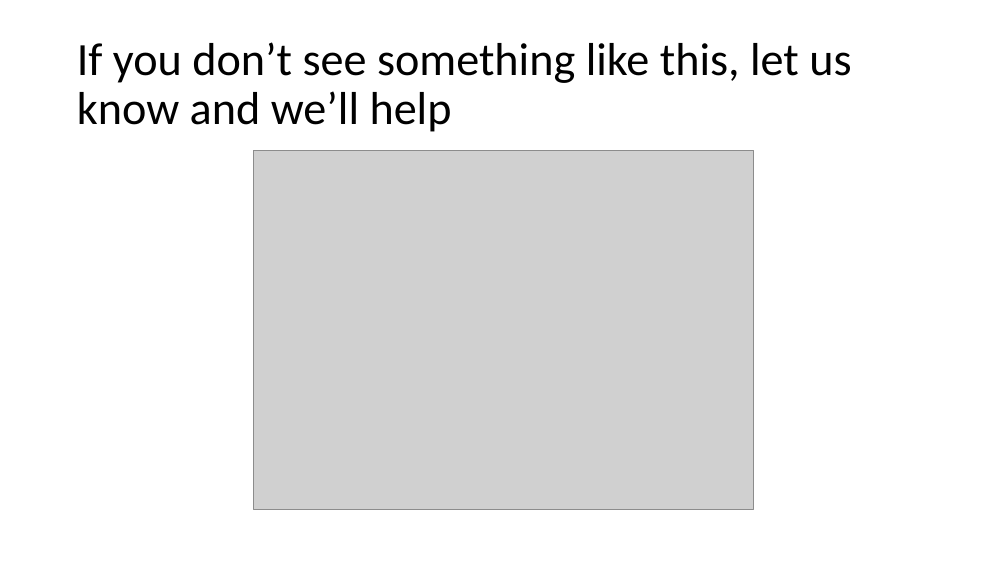
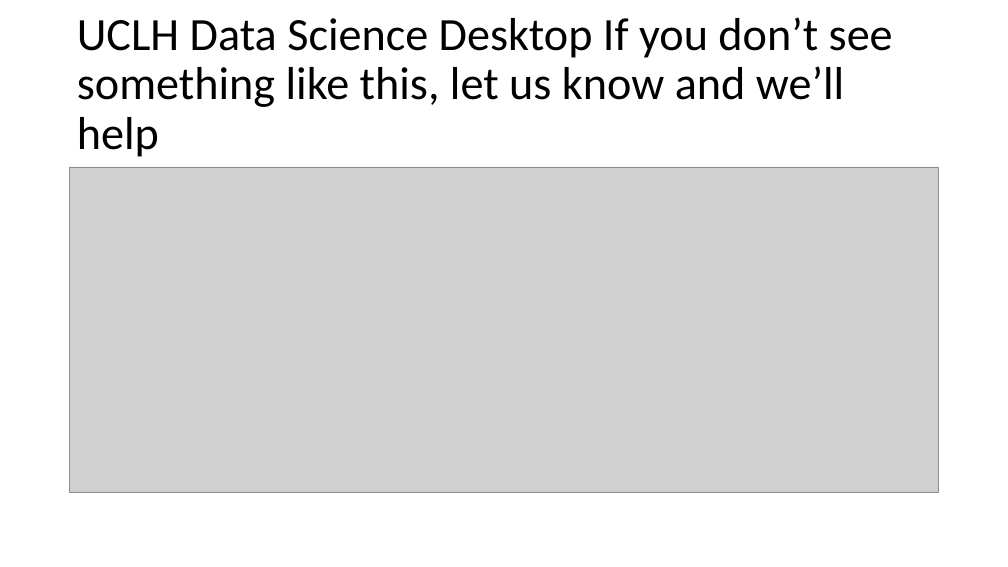
Before and after one commit to uclh-criu/learning-datascience, a slide deck: slide 4 of sessions/1-R-taster.pptx. Drawn at 1008x567 pixels with LibreOffice and Linux fonts; fonts in the diff are those of the drawing; grey boxes stand for pictures. Boxes give left, top, right and bottom in pixels: in the first picture for what was removed or moved away, otherwise in the second. Text is boxed around its words. In the diff, an @@ line names an element or a change of style, - is before the commit and + after.

Commit message:
migrate from Server to Data Science Desktop fixing #7

```diff
--- a/sessions/1-R-taster.pptx
+++ b/sessions/1-R-taster.pptx
@@ title at <box>77,17,893,157</box>: text changed @@
-If you don’t see something like this, let us know and we’ll help
+UCLH Data Science Desktop If you don’t see something like this, let us know and we’ll help
@@ picture: place and size @@
-picture at <box>253,150,754,510</box>
+picture at <box>70,167,939,493</box>
```
Also in this commit, not shown: 4 slides added, 8 other files.
